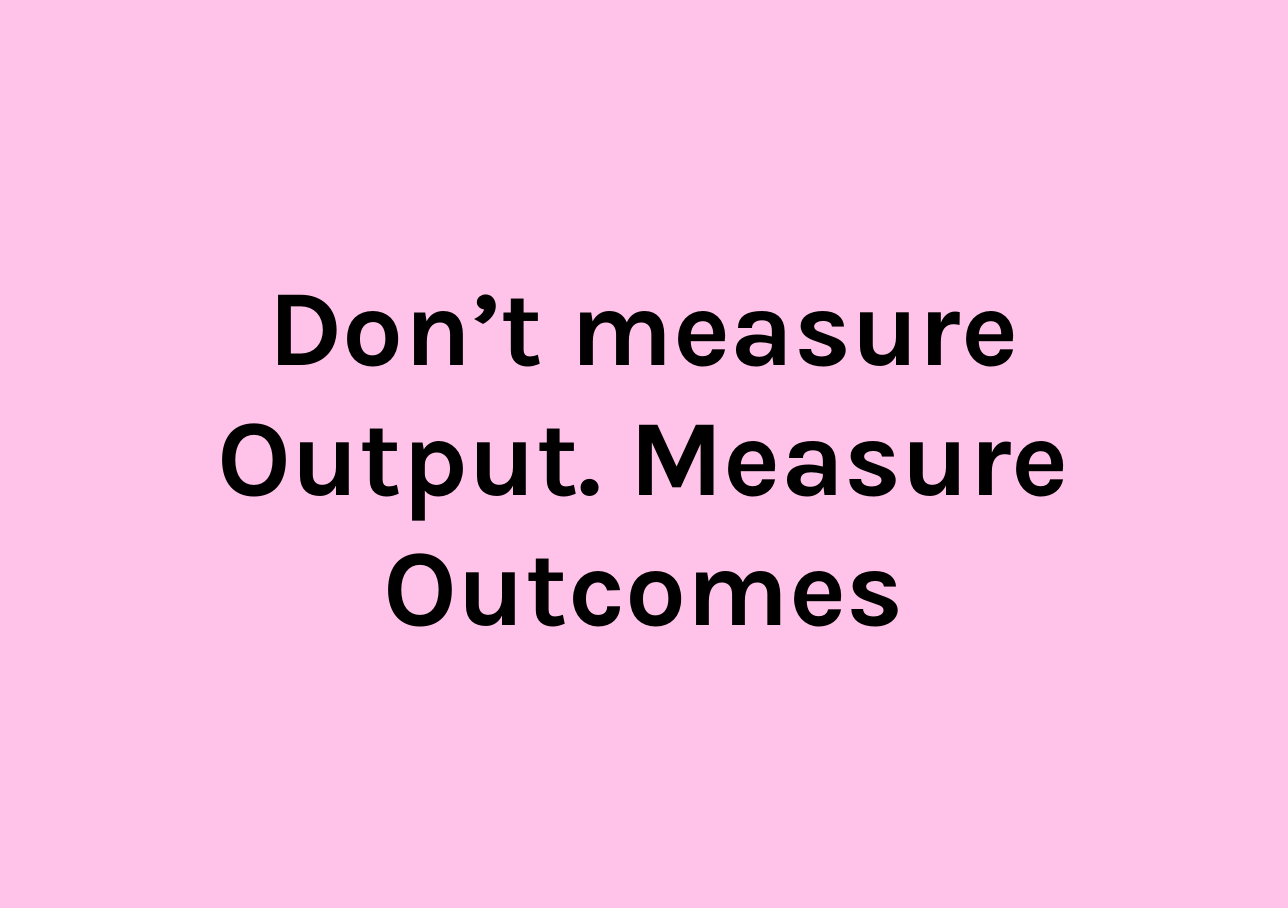
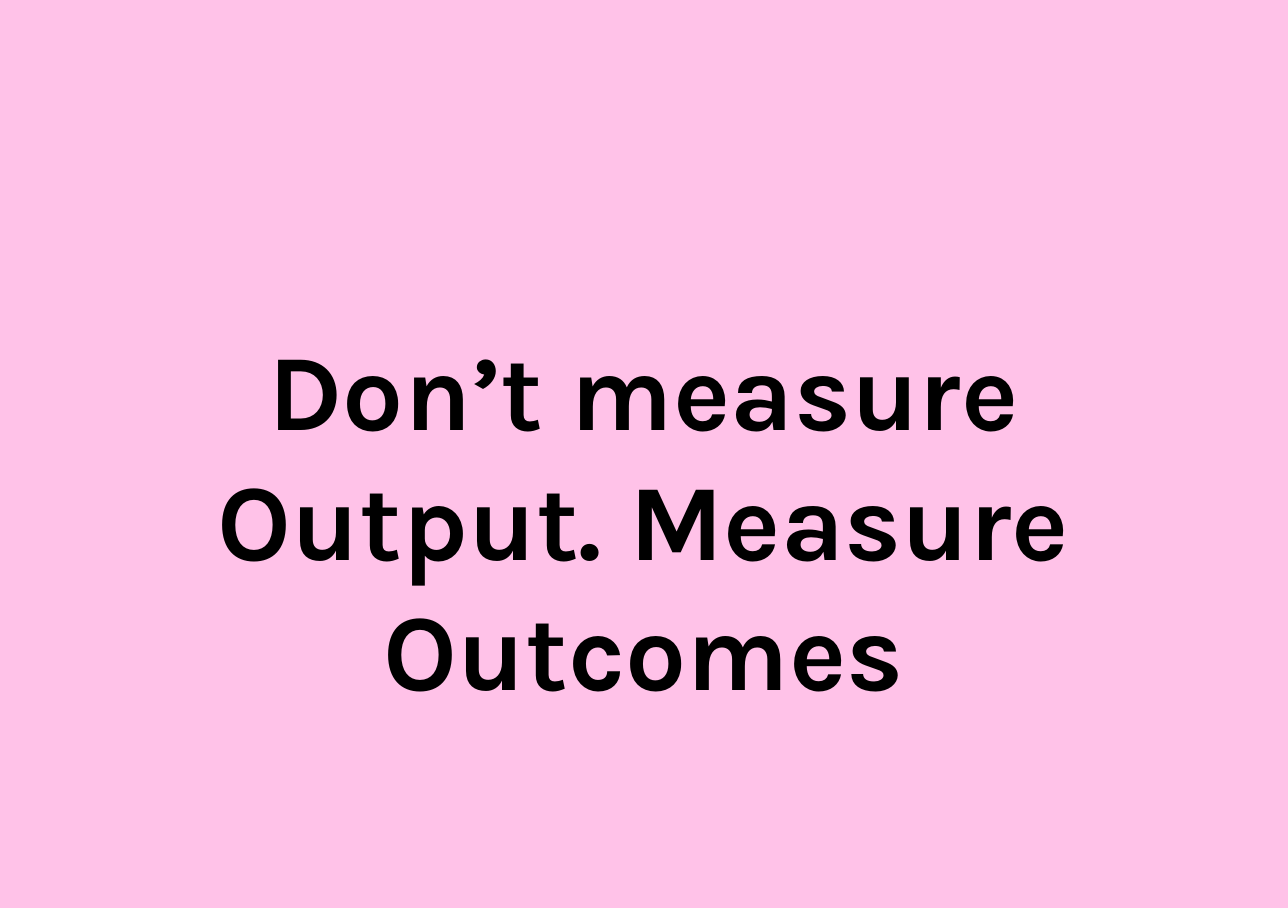
Before and after one commit to ScrumFacilitators/measuringoutcome-en, a slide deck: slide 57 of Measuring Outcome.pptx. Drawn at 1288x908 pixels with LibreOffice and Linux fonts; fonts in the diff are those of the drawing. Boxes give left, top, right and bottom in pixels: in the first picture for what was removed or moved away, otherwise in the second. Text is boxed around its words. In the diff, an @@ line names an element or a change of style, - is before the commit and + after.

Commit message:
Layout details: centered text on all the KVA cards & on the 'Don't measure output' statement card (slide 57).

```diff
--- a/Measuring Outcome.pptx
+++ b/Measuring Outcome.pptx
@@ text "Don’t measure Output. Measure Outcomes": place and size @@
-text "Don’t measure Output. Measure Outcomes" at <box>218,294,1069,627</box>
+text "Don’t measure Output. Measure Outcomes" at <box>218,359,1069,692</box>
```
Also in this commit, not shown: 3 other slides changed.
